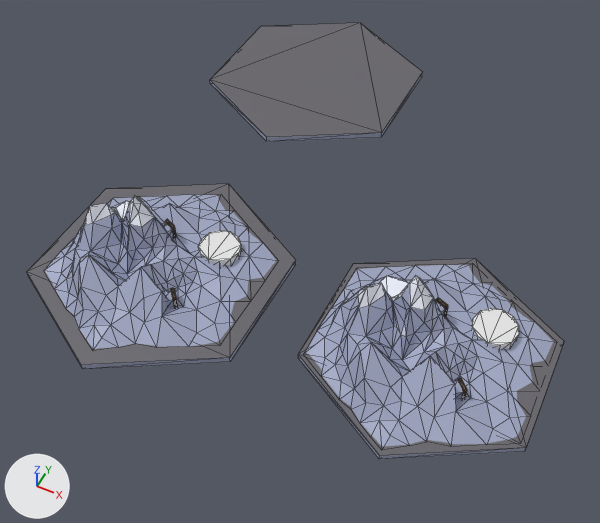
A saved change to the Blender file src/MountainSculpt.blend.
The view is the same before and after, from a 50 mm camera at (6.36, -7.43, 10.83) aimed at (1.96, 1.37, -0.17). Lighting does not change. The marker at lower left points along +X, +Y and +Z. Mesh edges are drawn as thin lines. Objects named as collision shapes, trigger or cutter boxes, shadow casters or lower levels of detail are left out.

In view in the first picture: 'Copy.001', 'Copy.002', 'Cylinder'.
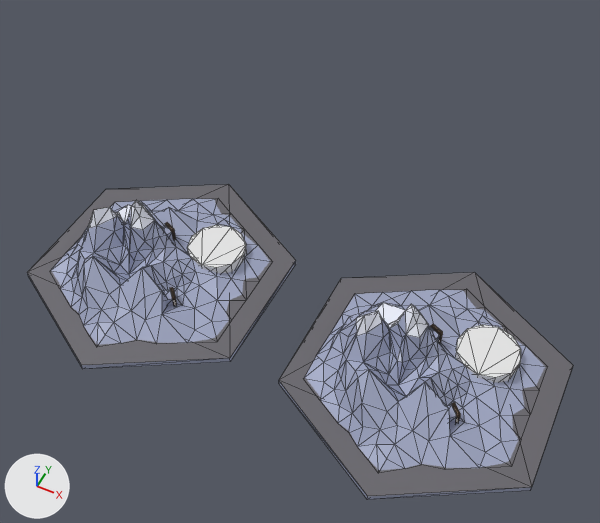
Patch to the scene script:
```diff
--- a/src/MountainSculpt.blend.py
+++ b/src/MountainSculpt.blend.py
@@ me_cylinder_002 @@
 me_cylinder_002.from_pydata(...)  # 286 vertices, 503 faces; spans x -1.73..1.73, y -2.0..2.0, z 0.62..2.02
 # used by ob_cylinder; location = (4.85, 0.0, 0.0)
+# me_cylinder_002 part 1: the loose piece of 24 vertices spanning x 0.4..1.09, y 0.27..0.96, z 0.78..0.96 is deleted
+# me_cylinder_002 part 2: the loose piece of 12 vertices spanning x -1.73..1.73, y -2.0..2.0, z 0.62..0.72 is deleted
 me_cylinder_002.materials.append(mat_material_002)
-me_cylinder_002.materials.append(mat_material_001)  # white #e7e7e7
@@ me_cylinder_003 @@
 # used by ob_copy_001; location = (0.0, 0.0, 0.0)
-me_cylinder_003.from_pydata(...)  # 287 vertices, 503 faces; spans x -1.99..1.99, y -2.3..2.3, z 0.0..1.5
+me_cylinder_003.from_pydata(...)  # 286 vertices, 503 faces; spans x -1.73..1.73, y -2.0..2.0, z 0.0..1.41
+# me_cylinder_003 part 3: the loose piece of 186 vertices spanning x -1.76..1.74, y -2.0..2.0, z 0.09..1.5 is copied, and the copy is scaled about the mesh origin by (0.826, 0.826, 0.95); it spans x -1.46..1.43, y -1.65..1.65, z 0.08..1.41
+# me_cylinder_003 part 4: the loose piece of 8 vertices spanning x 0.43..0.74, y -0.9..-0.58, z 0.18..0.41 is scaled about the mesh origin by (0.826, 0.826, 0.95)
+# me_cylinder_003 part 5: the loose piece of 8 vertices spanning x 0.59..0.78, y -0.76..-0.56, z 0.41..0.47 is scaled about the mesh origin by (0.826, 0.826, 0.95)
+# me_cylinder_003 part 6: the loose piece of 8 vertices spanning x -0.28..0.01, y 0.23..0.52, z 0.39..0.62 is scaled about the mesh origin by (0.826, 0.826, 0.95)
+# me_cylinder_003 part 7: the loose piece of 8 vertices spanning x -0.04..0.03, y 0.42..0.49, z 0.4..0.62 is moved by (0.0, -0.08, -0.04)
+# me_cylinder_003 part 8: the loose piece of 8 vertices spanning x -0.19..0.03, y 0.42..0.56, z 0.62..0.68 is scaled about the mesh origin by (0.826, 0.826, 0.95)
+# me_cylinder_003 part 9: a new loose piece, a 12-sided cylinder along z spanning x 0.21..1.08, y 0.1..0.97, z 0.13..0.38, in mat_material_001 (white #e7e7e7)
+# me_cylinder_003 part 10: 196 vertices removed from x -1.99..1.99, y -2.3..2.3, z 0.0..1.5; 9 vertices added at x -1.73..1.73, y -2.0..2.0, z 0.0..0.1
 me_cylinder_003.materials.append(mat_material_002)
@@ me_cylinder_005 @@
+me_cylinder_005.from_pydata(...)  # a 6-sided cylinder along z spanning x -1.73..1.73, y -2.0..2.0, z 0.0..0.1
+me_cylinder_005.materials.append(mat_material_002)
@@ me_cylinder_001 @@
+me_cylinder_001.from_pydata(...)  # a 12-sided cylinder along z spanning x 0.245..1.248, y 0.114..1.117, z 0.745..0.995
+me_cylinder_001.materials.append(mat_material_001)  # white #e7e7e7
@@ ob_cylinder @@
 ob_cylinder = bpy.data.objects.new('Cylinder', me_cylinder_002)
-ob_cylinder.location = (4.85, 0.0, 0.0)
+ob_cylinder.location = (4.85, 0.0, -0.65)
 _m = ob_cylinder.modifiers.new('Triangulate', 'TRIANGULATE')
@@ ob_copy_001 @@
 ob_copy_001.location = (0.0, 0.0, 0.0)
+ob_copy_001.scale = (1.15, 1.15, 1.0)
 _m = ob_copy_001.modifiers.new('Triangulate', 'TRIANGULATE')
@@ ob_copy_002 @@
-ob_copy_002 = bpy.data.objects.new('Copy.002', me_cylinder_004)
-ob_copy_002.location = (0.0, 6.11, 0.0)
-_m = ob_copy_002.modifiers.new('Triangulate', 'TRIANGULATE')
@@ ob_base @@
+ob_base = bpy.data.objects.new('Base', me_cylinder_005)
+ob_base.location = (4.85, 0.0, -0.03)
+ob_base.scale = (1.15, 1.15, 1.0)
+_m = ob_base.modifiers.new('Triangulate', 'TRIANGULATE')
@@ ob_stand @@
+ob_stand = bpy.data.objects.new('Stand', me_cylinder_001)
+ob_stand.location = (4.85, 0.0, -0.65)
+_m = ob_stand.modifiers.new('Triangulate', 'TRIANGULATE')
```

Where the change shows, as pixel boxes [x1, y1, x2, y2] in the pictures (600 x 523 px; the box of a moved part takes in the faces that stretch with it):
'Cylinder', reshaped, moved (9% narrower, 10% shorter)
    before: [298, 259, 564, 459]
    after: [304, 290, 545, 470]
'Copy.001', reshaped, rescaled
    both: [27, 184, 296, 369]
'Copy.002', deleted
    before: [210, 23, 423, 142]
'Base', added
    after: [279, 272, 573, 500]
'Stand', added
    after: [455, 325, 521, 383]
part 1 of me_cylinder_002, deleted
    before: [472, 308, 519, 349]
part 2 of me_cylinder_002, deleted
    before: [298, 259, 564, 459]
part 3 of me_cylinder_003, added
    after: [51, 199, 270, 345]
part 4 of me_cylinder_003, moved or reshaped
    before: [163, 290, 174, 307]
    after: [163, 289, 173, 305]
part 5 of me_cylinder_003, moved or reshaped
    before: [170, 288, 176, 300]
    after: [170, 287, 176, 299]
part 6 of me_cylinder_003, moved or reshaped
    before: [162, 222, 174, 238]
    after: [162, 225, 173, 240]
part 7 of me_cylinder_003, moved or reshaped
    before: [171, 228, 177, 238]
    after: [171, 231, 176, 240]
part 8 of me_cylinder_003, moved or reshaped
    before: [165, 219, 175, 229]
    after: [165, 222, 174, 232]
part 9 of me_cylinder_003, added
    after: [187, 225, 247, 273]
part 10 of me_cylinder_003, cut back
    before: [27, 184, 283, 368]
    after: [27, 184, 230, 368]
